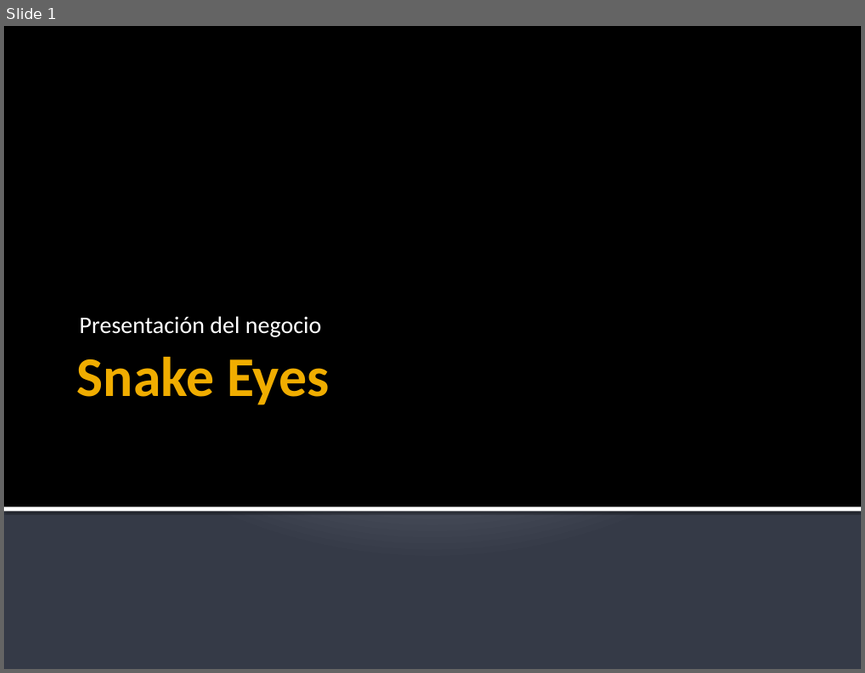
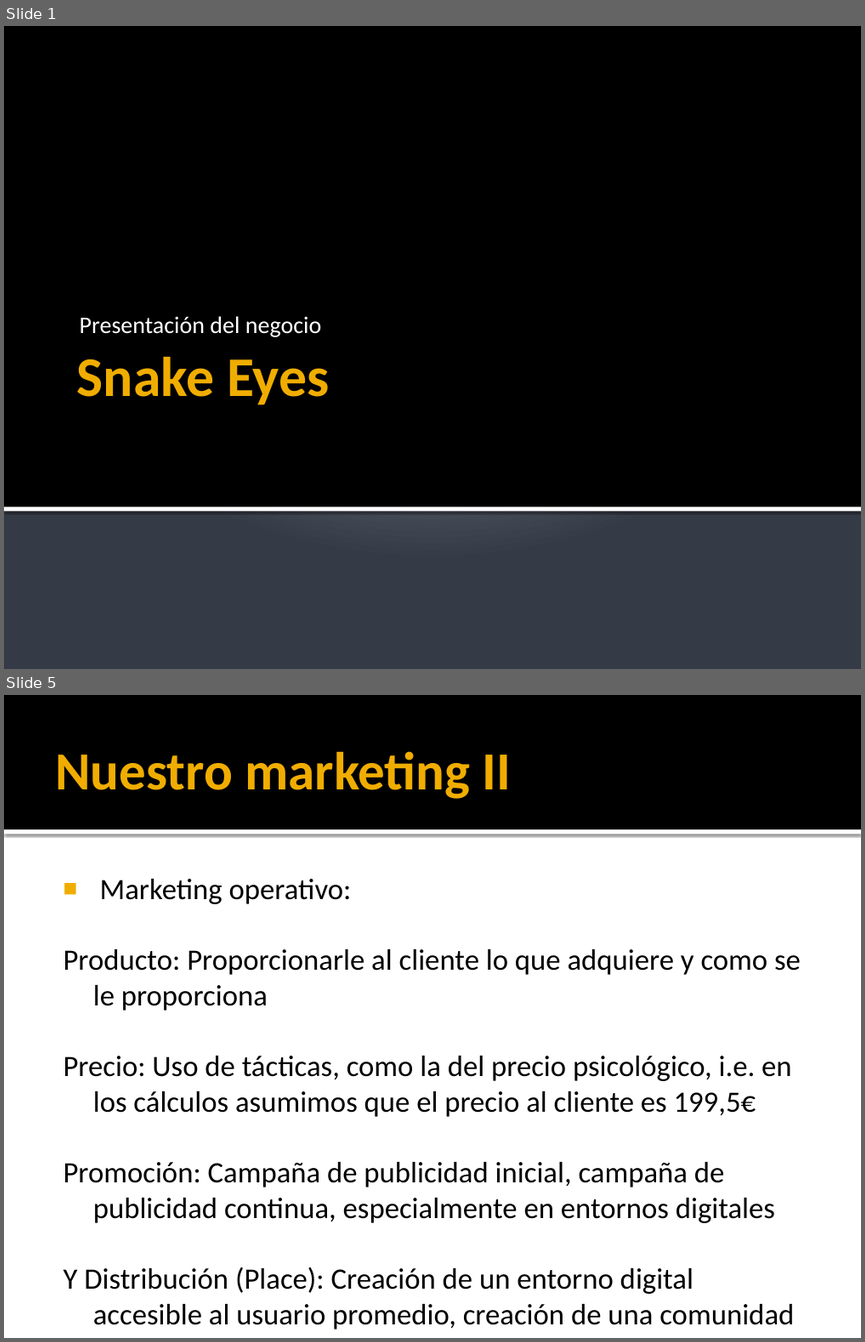
Before and after one commit to QuixoteCode/Experiencias_Ecohuerto, a slide deck: Presentacion_Empresa_6_3_2024.pptx. Shown one above the other, each under a label of ours: slide 1 before the commit, slides 1 and 5 after it; the slides between them are not shown. The pictures are 865x673 and 865x1342 pixels, drawn with LibreOffice and Linux fonts; fonts in the diff are those of the drawing. Boxes give left, top, right and bottom in pixels: in the first picture for what was removed or moved away, otherwise in the second. Text is boxed around its words. In the diff, an @@ line names an element or a change of style, - is before the commit and + after.

```diff
--- a/Presentacion_Empresa_6_3_2024.pptx
+++ b/Presentacion_Empresa_6_3_2024.pptx
@@ slide 5 added at (4, 695, 861, 1338), background #FFFFFF @@
@@ rectangle added at (4, 695, 861, 829), fill #000000 @@
@@ title added at (55, 751, 511, 799), 45 pt, text #F0AD00, bold @@
+Nuestro marketing II
@@ rectangle added at (4, 829, 861, 834), fill #FFFFFF @@
@@ text added at (64, 879, 800, 1329), 24.8 pt, text #000000 @@
+■ Marketing operativo:
+Producto: Proporcionarle al cliente lo que adquiere y como se le proporciona
+Precio: Uso de tácticas, como la del precio psicológico, i.e. en los cálculos asumimos que el precio al cliente es 199,5€
+Promoción: Campaña de publicidad inicial, campaña de publicidad continua, especialmente en entornos digitales
+Y Distribución (Place): Creación de un entorno digital accesible al usuario promedio, creación de una comunidad en torno a este.
```
Also in this commit, not shown: 8 slides changed, 3 other slides added, 1 slide removed.
